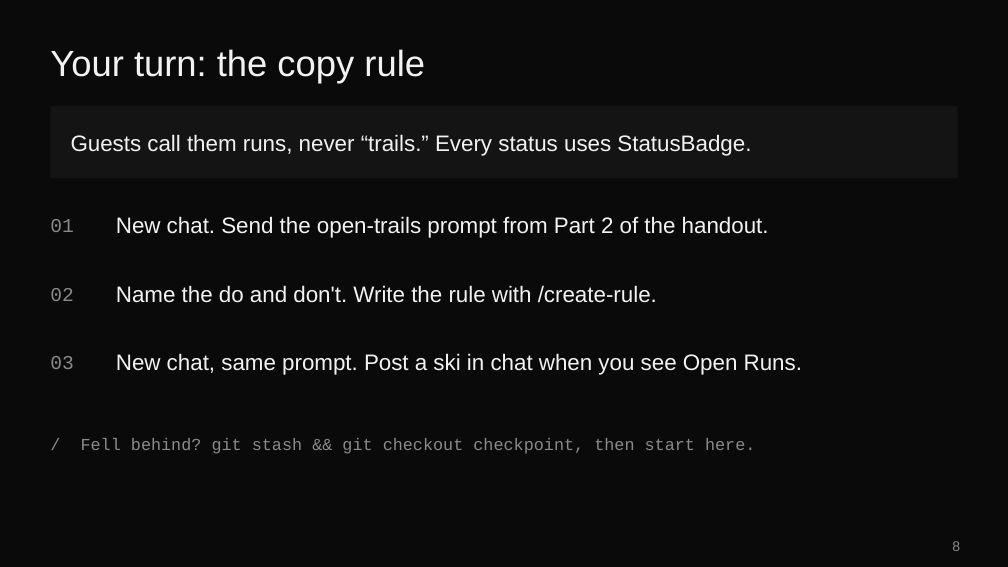
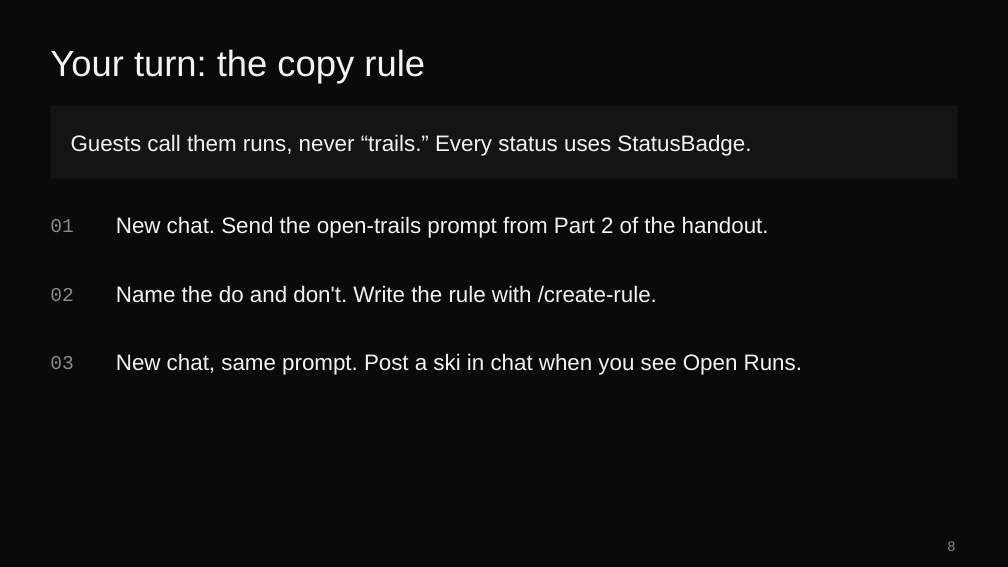
Before and after one commit to eveporcello/snowtooth-rules-teacher-guide, a slide deck: slide 8 of snowtooth-rules.pptx. Drawn at 1008x567 pixels with LibreOffice and Linux fonts; fonts in the diff are those of the drawing. Boxes give left, top, right and bottom in pixels: in the first picture for what was removed or moved away, otherwise in the second. Text is boxed around its words. In the diff, an @@ line names an element or a change of style, - is before the commit and + after.

```diff
--- a/snowtooth-rules.pptx
+++ b/snowtooth-rules.pptx
@@ text removed at (x1=81, y1=438, x2=755, y2=454) @@
-/ Fell behind? git stash && git checkout checkpoint, then start here.
@@ page number moved from (x1=952, y1=541, x2=960, y2=551) to (x1=948, y1=541, x2=956, y2=551) @@
```
Also in this commit, not shown: 8 other slides changed, 3 other files.
